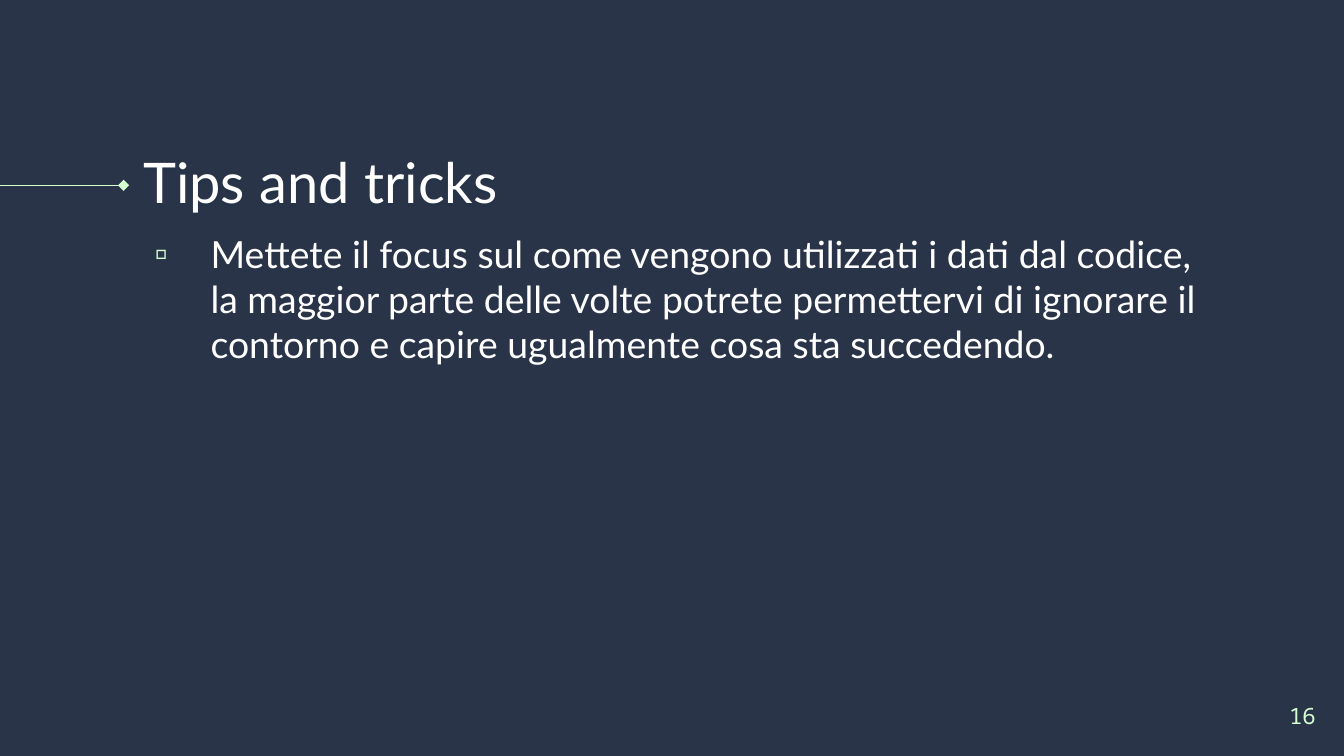
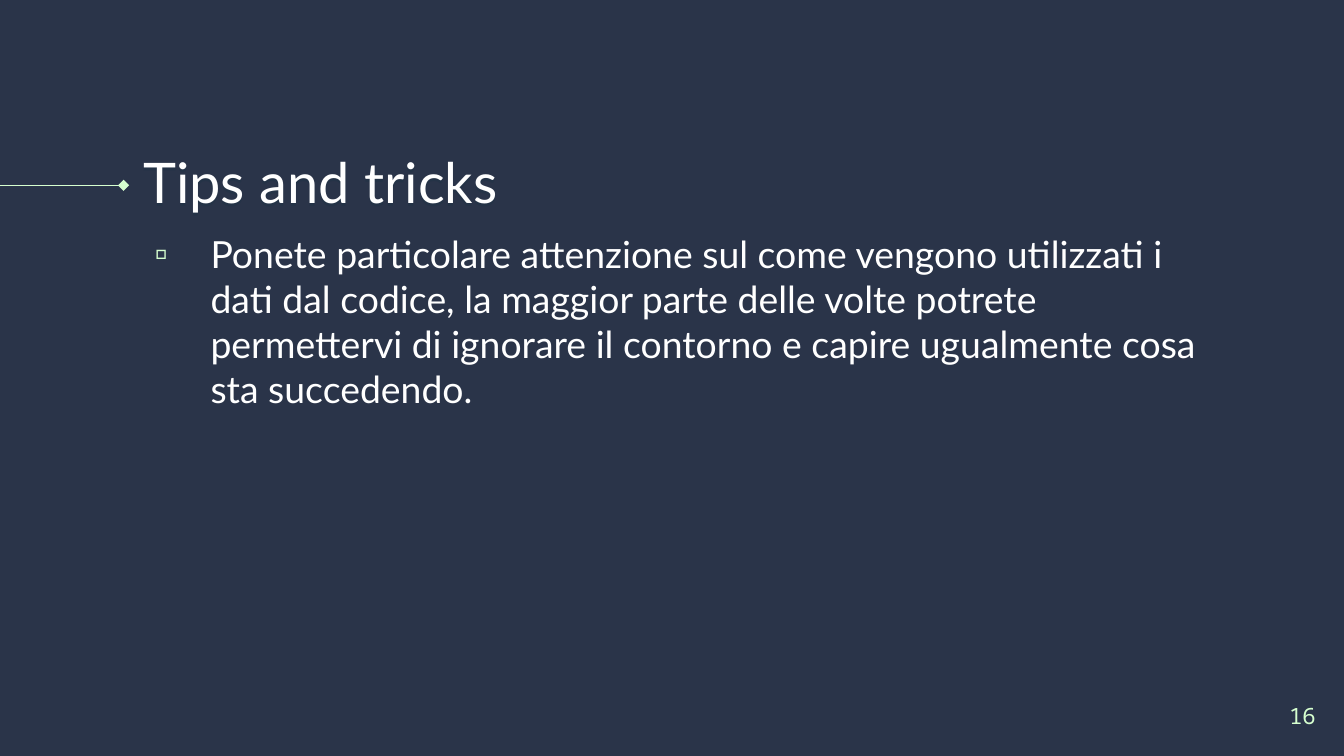
Before and after one commit to nick0ve/slides-reverse-cc22, a slide deck: slide 16 of slides.pptx. Drawn at 1344x756 pixels with LibreOffice and Linux fonts; fonts in the diff are those of the drawing; background and template pictures are left out. Boxes give left, top, right and bottom in pixels: in the first picture for what was removed or moved away, otherwise in the second. Text is boxed around its words. In the diff, an @@ line names an element or a change of style, - is before the commit and + after.

```diff
--- a/slides.pptx
+++ b/slides.pptx
@@ text at bbox=[211, 240, 1195, 404]: text changed @@
-▫ Mettete il focus sul come vengono utilizzati i dati dal codice, la maggior parte delle volte potrete permettervi di ignorare il contorno e capire ugualmente cosa sta succedendo.
+▫ Ponete particolare attenzione sul come vengono utilizzati i dati dal codice, la maggior parte delle volte potrete permettervi di ignorare il contorno e capire ugualmente cosa sta succedendo.
```
